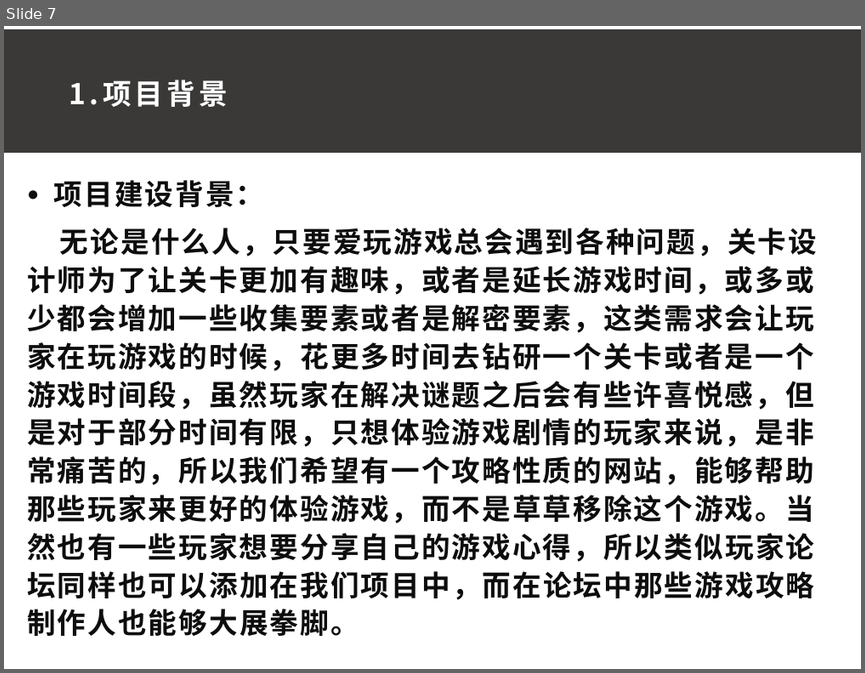
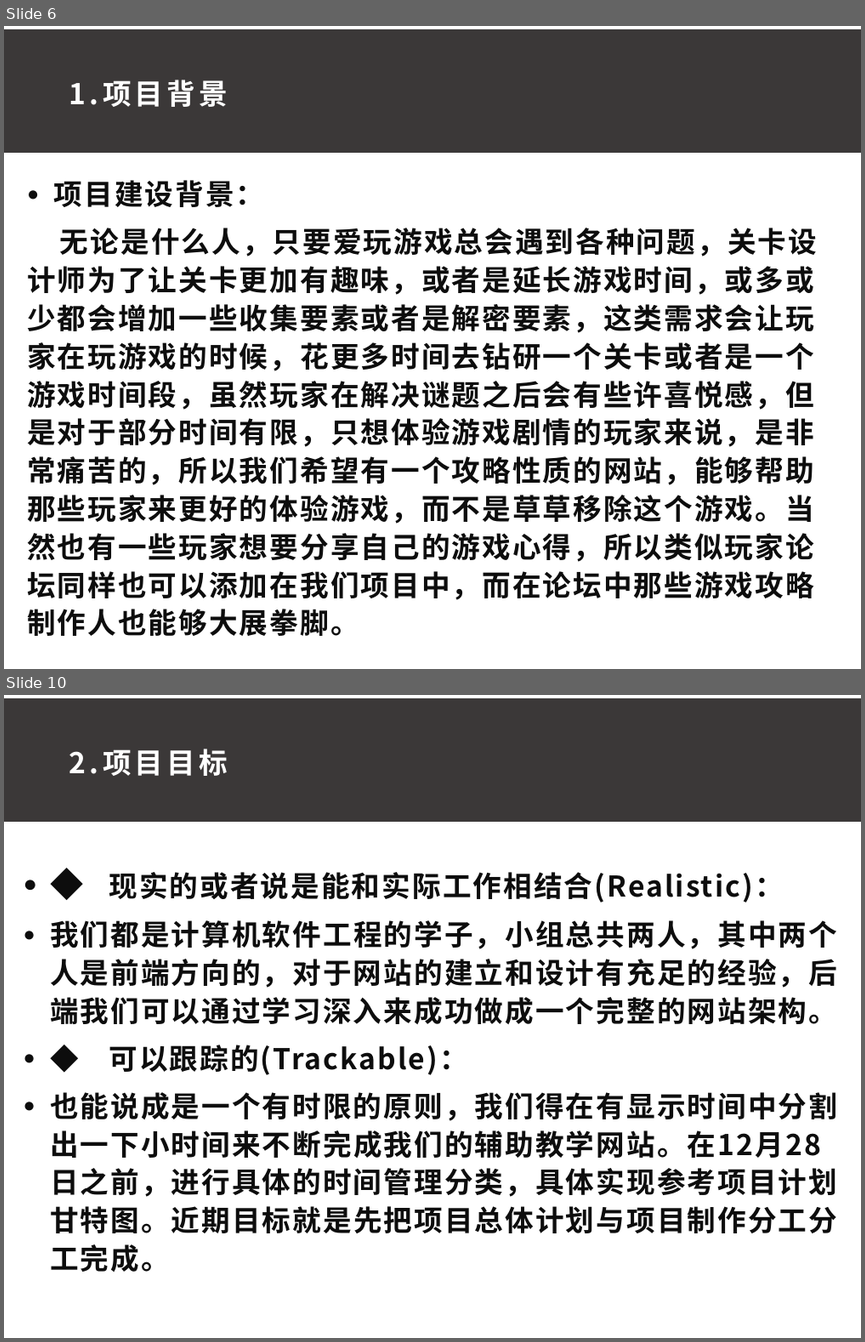
Before and after one commit to ConstanTWT/SE2020-G01, a slide deck: 项目计划书/G01小组项目计划PPT0.1.pptx. Shown one above the other, each under a label of ours: slide 7 before the commit, slides 6 and 10 after it; the slides between them are not shown. The pictures are 865x673 and 865x1342 pixels, drawn with LibreOffice and Linux fonts; fonts in the diff are those of the drawing. Boxes give left, top, right and bottom in pixels: in the first picture for what was removed or moved away, otherwise in the second. Text is boxed around its words. In the diff, an @@ line names an element or a change of style, - is before the commit and + after.

```diff
--- a/项目计划书/G01小组项目计划PPT0.1.pptx
+++ b/项目计划书/G01小组项目计划PPT0.1.pptx
@@ slide 10 added at box(4, 695, 861, 1338), background #FFFFFF @@
@@ rectangle added at box(4, 698, 861, 822), fill #3B3838 @@
@@ text added at box(69, 749, 228, 776), 24 pt, text #FFFFFF, bold @@
+2.项目目标
@@ text added at box(50, 872, 837, 1271), 24 pt, text #0D0D0D, bold @@
+● ◆ 现实的或者说是能和实际工作相结合(Realistic)：
+● 我们都是计算机软件工程的学子，小组总共两人，其中两个人是前端方向的，对于网站的建立和设计有充足的经验，后端我们可以通过学习深入来成功做成一个完整的网站架构。
+● ◆ 可以跟踪的(Trackable)：
+● 也能说成是一个有时限的原则，我们得在有显示时间中分割出一下小时间来不断完成我们的辅助教学网站。在12月28日之前，进行具体的时间管理分类，具体实现参考项目计划甘特图。近期目标就是先把项目总体计划与项目制作分工分工完成。
@@ what was slide 7 is now slide 6 @@
```
Also in this commit, not shown: 6 slides changed, 3 other slides added, 5 slides removed, 3 other files.
